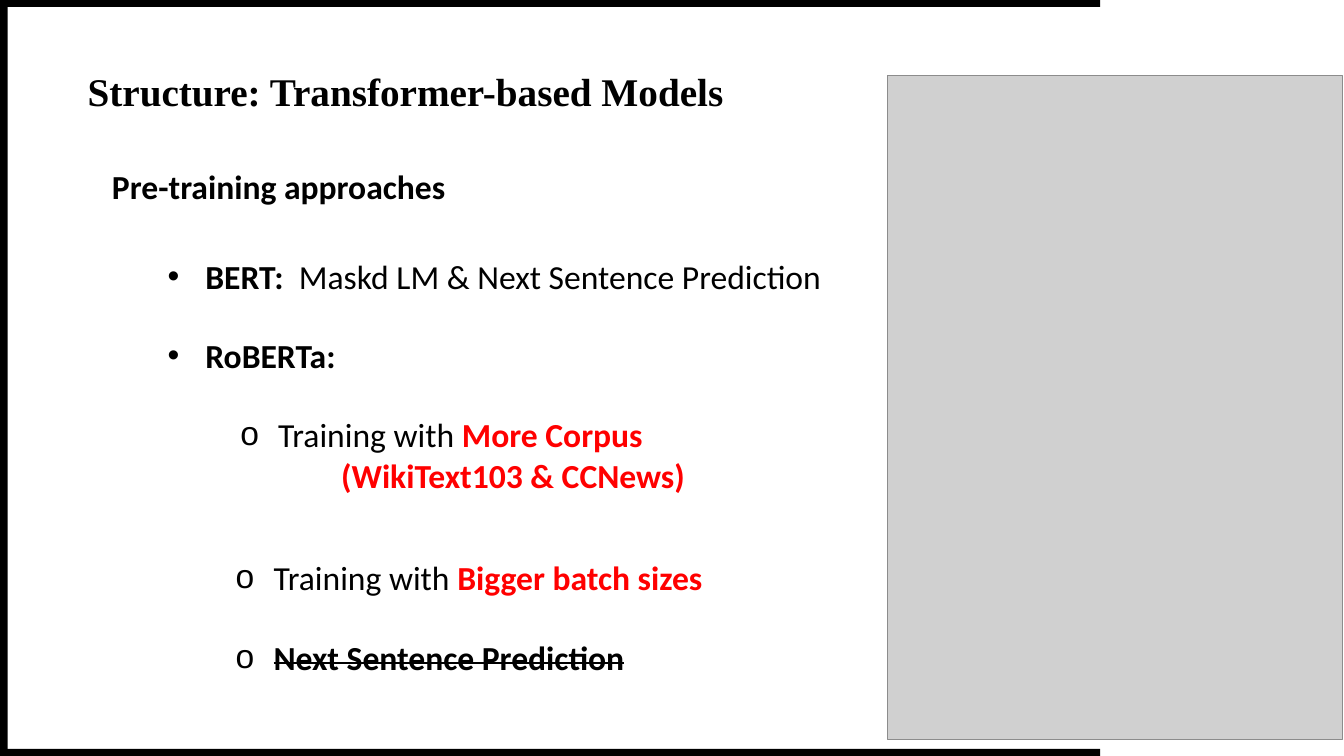
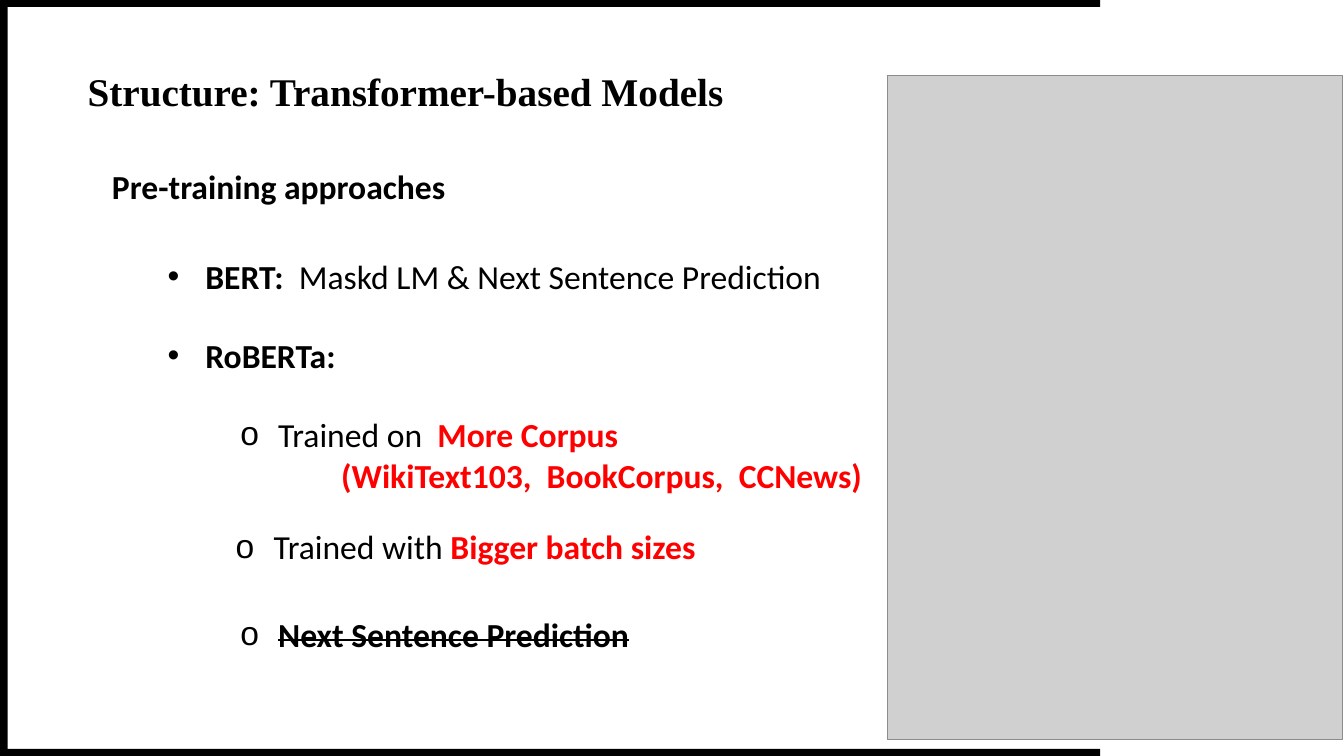
Before and after one commit to theQuert/inlpfun, a slide deck: slide 7 of Lab/REP.pptx. Drawn at 1344x756 pixels with LibreOffice and Linux fonts; fonts in the diff are those of the drawing; grey boxes stand for pictures. Boxes give left, top, right and bottom in pixels: in the first picture for what was removed or moved away, otherwise in the second. Text is boxed around its words. In the diff, an @@ line names an element or a change of style, - is before the commit and + after.

```diff
--- a/Lab/REP.pptx
+++ b/Lab/REP.pptx
@@ text at <box>278,423,862,494</box>: text changed @@
-o Training with More Corpus
-  (WikiText103 & CCNews)
+o Trained on More Corpus
+  (WikiText103, BookCorpus, CCNews)
@@ text at <box>274,535,696,565</box>: text changed @@
-o Training with Bigger batch sizes
+o Trained with Bigger batch sizes
@@ text "Next Sentence Prediction": place and size @@
-text "Next Sentence Prediction" at <box>274,646,624,671</box>
+text "Next Sentence Prediction" at <box>278,623,629,648</box>
```
Also in this commit, not shown: 1 other slide changed, 8 other files.
